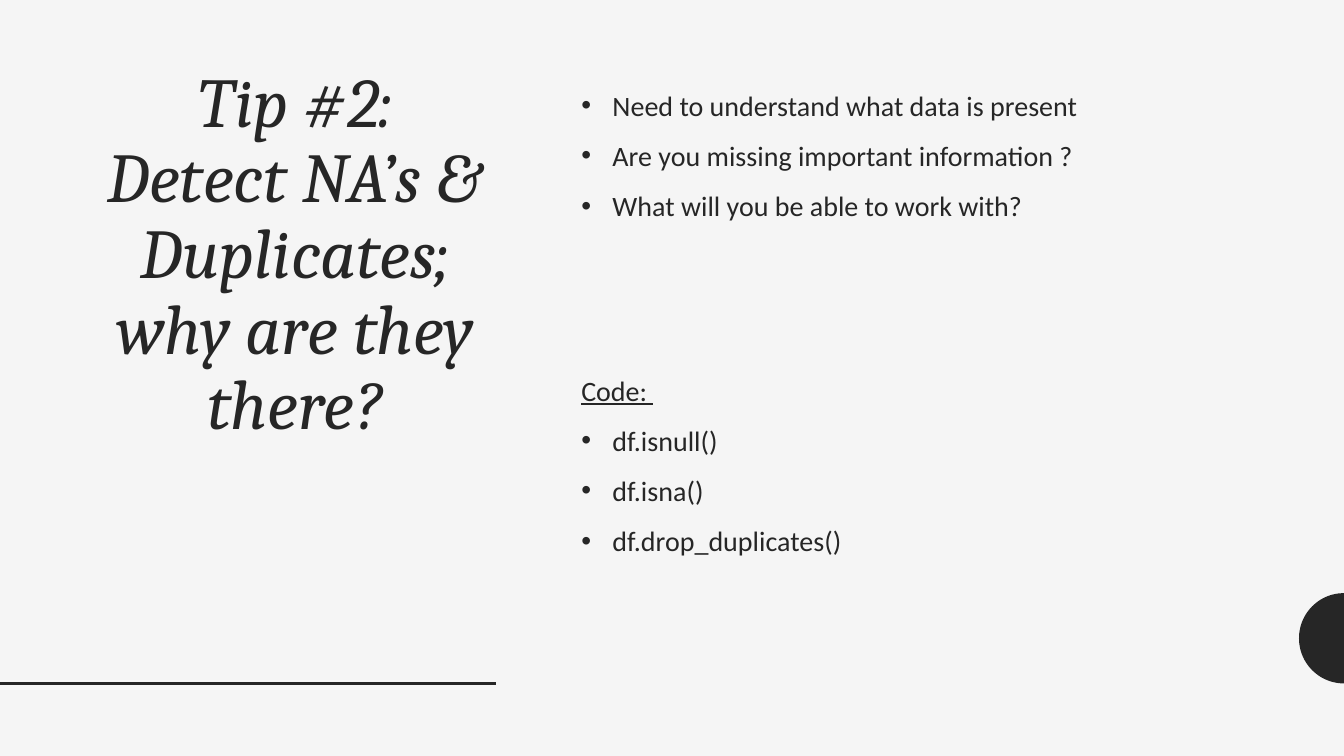
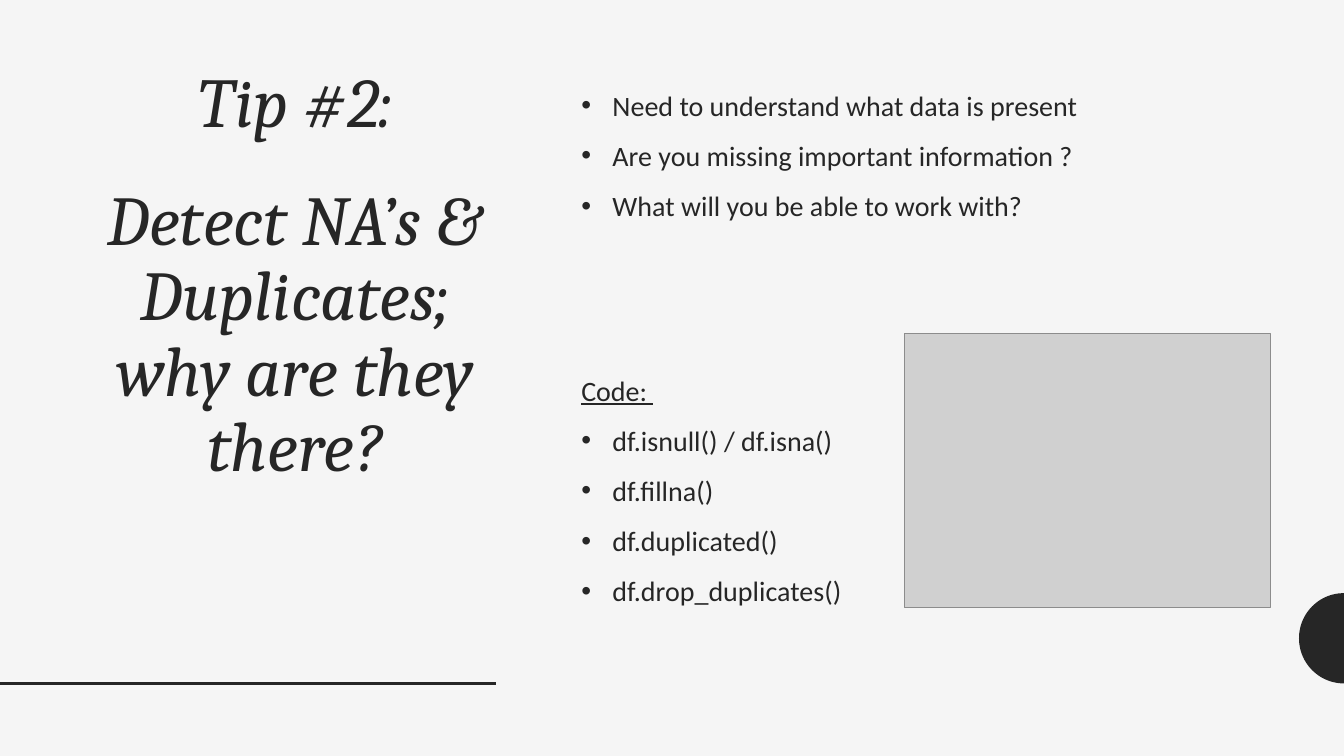
Before and after one commit to JamesWWilson/UCLA-DataFest-Python-Data-Wrangling, a slide deck: slide 12 of IntroPython_TipsForSuccess.pptx (slide 7 before the commit). Drawn at 1344x756 pixels with LibreOffice and Linux fonts; fonts in the diff are those of the drawing; grey boxes stand for pictures. Boxes give left, top, right and bottom in pixels: in the first picture for what was removed or moved away, otherwise in the second. Text is boxed around its words. In the diff, an @@ line names an element or a change of style, - is before the commit and + after.

```diff
--- a/IntroPython_TipsForSuccess.pptx
+++ b/IntroPython_TipsForSuccess.pptx
@@ title "Tip #2: Detect NA’s & ..." rewrapped from (x1=108, y1=80, x2=474, y2=430) to (x1=108, y1=80, x2=474, y2=472) @@
@@ picture added at (x1=904, y1=334, x2=1270, y2=608) @@
@@ text at (x1=612, y1=430, x2=832, y2=556): text changed @@
-• df.isnull()
-• df.isna()
+• df.isnull() / df.isna()
+• df.fillna()
+• df.duplicated()
```
Also in this commit, not shown: 8 other slides changed, 31 slides added, 1 slide removed, 3 other files.
